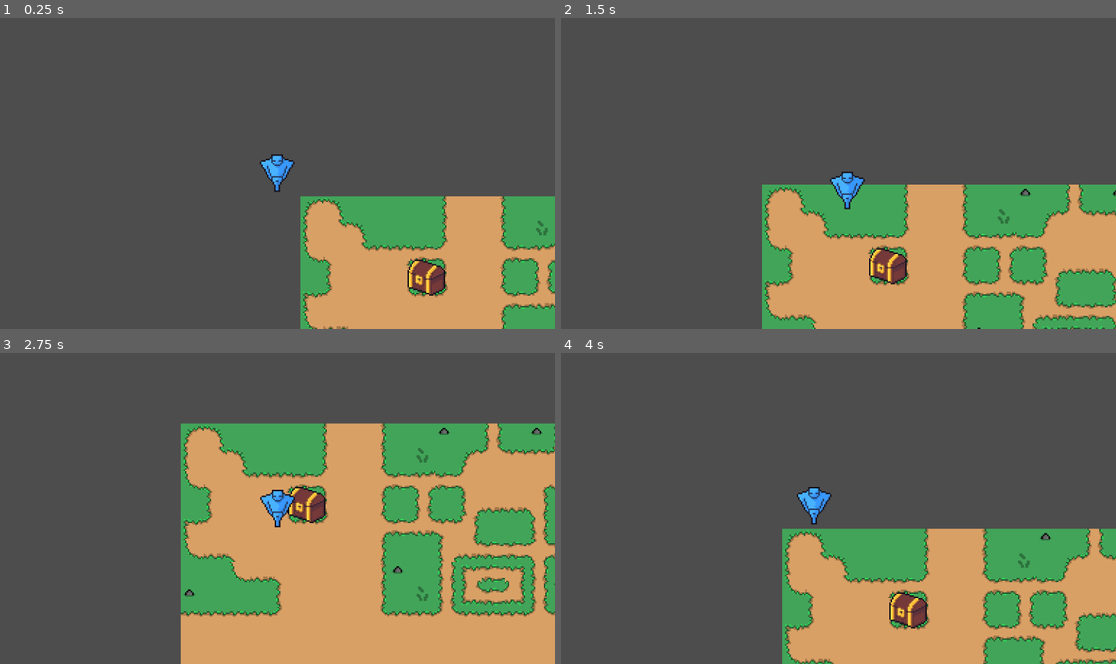
Above: before the commit, frames 1-4 (two rows, left to right).
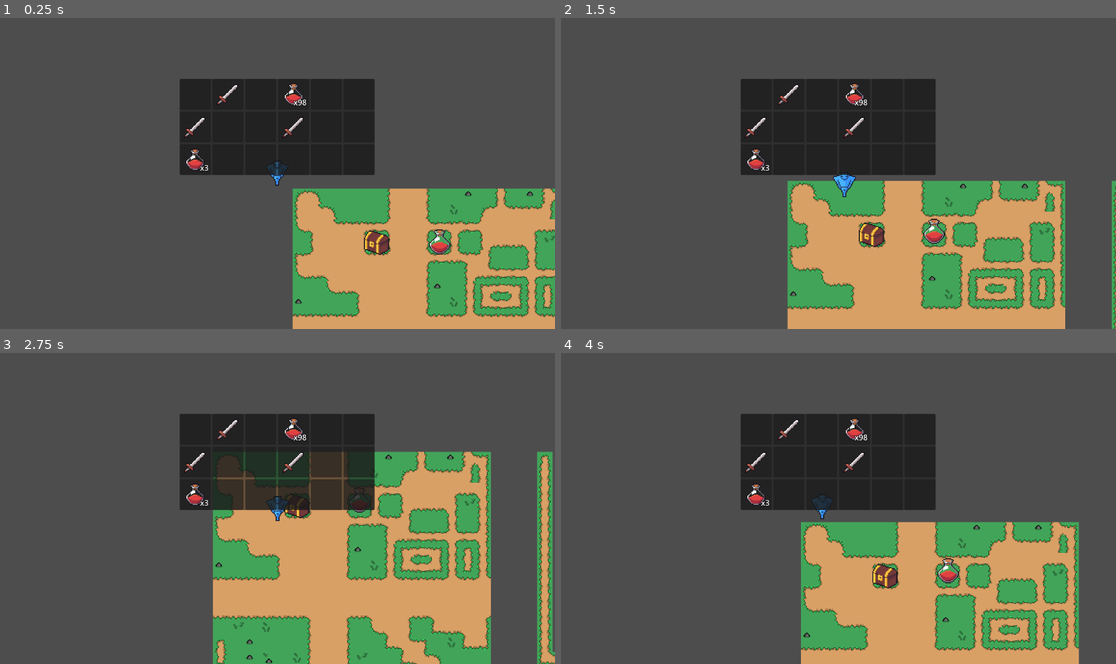
Above: after the commit, the same moments.

Repository: Lazy-Lizard-Games/Dungeons-Dooses
Game: Godot game, scene res://scenes/main.tscn
Same seed, same stepped clock (60 frames per second), same inputs: the game is played once before the commit and once after it.
Inputs (mouse positions are in pixels of both pictures, inside the frame that each line leads up to):
- Up to frame 1 (0.25 s): no input
- Up to frame 2 (1.5 s): tap Enter at 0.5 s; move the mouse to (960, 157) at 0.52 s; hold D (move_right) 0.53-1.28 s; right-click (960, 157) at 0.6 s; click (960, 157) at 0.67 s; move the mouse to (727, 189) at 1.27 s; hold S (move_down) from 1.28 s (still down); right-click (727, 189) at 1.35 s; click (727, 189) at 1.42 s
- Up to frame 3 (2.75 s): move the mouse to (333, 440) at 2.02 s; release S (move_down) at 2.03 s; hold D (move_right) from 2.03 s (still down); right-click (333, 440) at 2.1 s; click (333, 440) at 2.17 s
- Up to frame 4 (4 s): move the mouse to (810, 570) at 2.77 s; release D (move_right) at 2.78 s; hold W (move_up) 2.78-3.53 s; right-click (810, 570) at 2.85 s; click (810, 570) at 2.92 s; move the mouse to (1005, 555) at 3.52 s; hold A (move_left) from 3.53 s (still down); right-click (1005, 555) at 3.6 s; click (1005, 555) at 3.67 s

The runs differ from the first frame. In frame 1, 23% of the frame differs, in the area x 32-100%, y 19-100%; in frame 2, 32%; in frame 3, 41%; in frame 4, 29%.

Commit message:
Item Pickup and Drop
Can pick up and drop items from and into the world.

Diff:
--- a/project.godot
+++ b/project.godot
@@ -13,6 +13,10 @@
 config/name="Dungeons & Dooses"
 run/main_scene="res://scenes/main.tscn"
 config/features=PackedStringArray("4.0", "Forward Plus")
+
+[autoload]
+
+Globals="*res://scripts/globals.gd"
 
 [input]
 
--- a/resources/inventory/inventory_data.gd
+++ b/resources/inventory/inventory_data.gd
@@ -3,11 +3,20 @@
 
 signal inventory_updated(inventory_data: InventoryData)
 signal inventory_interact(inventory_data: InventoryData, index: int, button: int)
+signal toggle_slot_info(slot_data: SlotData)
 
 @export var slot_datas: Array[SlotData]
 
 func on_slot_clicked(index: int, button: int) -> void:
 	inventory_interact.emit(self, index, button)
+
+func on_slot_focused(index: int):
+	if slot_datas[index]:
+		toggle_slot_info.emit(slot_datas[index])
+
+func on_slot_unfocused(index: int):
+	if slot_datas[index]:
+		toggle_slot_info.emit()
 
 func grab_slot_data(index: int) -> SlotData:
 	var slot_data = slot_datas[index]
@@ -39,3 +48,18 @@
 	if dropped_slot_data.quantity > 0:
 		return_slot_data = dropped_slot_data
 	return return_slot_data
+
+func pick_up_slot_data(slot_data: SlotData) -> bool:
+	for index in slot_datas.size():
+		if slot_datas[index] and slot_datas[index].can_merge_with(slot_data):
+			slot_data = slot_datas[index].merge_with(slot_data)
+			inventory_updated.emit(self)
+			if not slot_data:
+				return true
+
+	for index in slot_datas.size():
+		if not slot_datas[index]:
+			slot_datas[index] = slot_data
+			inventory_updated.emit(self)
+			return true
+	return false
--- a/resources/item/item_data.gd
+++ b/resources/item/item_data.gd
@@ -3,5 +3,6 @@
 
 @export var name: String = ""
 @export_multiline var description: String = ""
+@export var item_type: Globals.ITEM_TYPES
 @export var stackable: bool = false
 @export var texture: AtlasTexture
--- a/resources/item/items/potion.tres
+++ b/resources/item/items/potion.tres
@@ -11,5 +11,6 @@
 script = ExtResource("1_uvry8")
 name = "Potion"
 description = "Double, double toil and trouble; Fire burn, and cauldron bubble."
+item_type = 5
 stackable = true
 texture = SubResource("AtlasTexture_7mgxd")
--- a/resources/item/items/sword.tres
+++ b/resources/item/items/sword.tres
@@ -11,5 +11,6 @@
 script = ExtResource("1_irl3o")
 name = "Sword"
 description = "A warrior's best friend for slashing and slapping!"
+item_type = 3
 stackable = false
 texture = SubResource("AtlasTexture_iyw67")
--- /dev/null
+++ b/resources/item/pickup.gd
@@ -0,0 +1,27 @@
+extends RigidBody2D
+
+@export var slot_data: SlotData
+@onready var sprite_2d: Sprite2D = $Sprite2D
+@onready var area_2d: Area2D = $Area2D
+
+var time_alive = 0
+var ignore_pickup_timer = 0
+
+func _ready() -> void:
+	sprite_2d.texture = slot_data.item_data.texture
+
+func _physics_process(delta: float) -> void:
+	if ignore_pickup_timer:
+		ignore_pickup_timer -= delta
+		if ignore_pickup_timer <= 0:
+			area_2d.monitoring = true
+	time_alive += delta
+	position.y -= sin(time_alive)*0.05
+
+func set_ignore_timer(timer: int):
+	ignore_pickup_timer = timer
+	area_2d.monitoring = false
+
+func _on_area_2d_body_entered(body: Node2D) -> void:
+	if body.inventory_data.pick_up_slot_data(slot_data):
+		queue_free()
--- /dev/null
+++ b/resources/item/pickup.tscn
@@ -0,0 +1,33 @@
+[gd_scene load_steps=5 format=3 uid="uid://biv6bo2ifthr8"]
+
+[ext_resource type="Texture2D" uid="uid://b6y8na6rm2gcb" path="res://resources/item/#1 - Transparent Icons.png" id="1_7iufi"]
+[ext_resource type="Script" path="res://resources/item/pickup.gd" id="1_q00dq"]
+
+[sub_resource type="AtlasTexture" id="AtlasTexture_jsop2"]
+atlas = ExtResource("1_7iufi")
+region = Rect2(0, 0, 32, 32)
+
+[sub_resource type="CircleShape2D" id="CircleShape2D_7roox"]
+radius = 20.0
+
+[node name="Pickup" type="RigidBody2D"]
+collision_layer = 0
+mass = 0.01
+gravity_scale = 0.0
+linear_damp = 1.0
+script = ExtResource("1_q00dq")
+
+[node name="Sprite2D" type="Sprite2D" parent="."]
+texture = SubResource("AtlasTexture_jsop2")
+
+[node name="CollisionShape2D" type="CollisionShape2D" parent="."]
+shape = SubResource("CircleShape2D_7roox")
+
+[node name="Area2D" type="Area2D" parent="."]
+collision_layer = 0
+collision_mask = 2
+
+[node name="CollisionShape2D" type="CollisionShape2D" parent="Area2D"]
+shape = SubResource("CircleShape2D_7roox")
+
+[connection signal="body_entered" from="Area2D" to="." method="_on_area_2d_body_entered"]
--- /dev/null
+++ b/scenes/inventory/equipment.tscn
@@ -0,0 +1,49 @@
+[gd_scene load_steps=3 format=3 uid="uid://c838ylxa0evhk"]
+
+[ext_resource type="PackedScene" uid="uid://cscgcd10ibwak" path="res://scenes/inventory/slot.tscn" id="2_7cldw"]
+
+[sub_resource type="GDScript" id="GDScript_4o1pu"]
+script/source = "extends PanelContainer
+
+@onready var item_grid: GridContainer = $MarginContainer/ItemGrid
+
+func set_equipment_data(inventory_data: InventoryData) -> void:
+	inventory_data.inventory_updated.connect(populate_item_grid)
+	populate_item_grid(inventory_data)
+
+func clear_inventory_data(inventory_data: InventoryData) -> void:
+	inventory_data.inventory_updated.disconnect(populate_item_grid)
+
+func populate_item_grid(inventory_data: InventoryData) -> void:
+	for i in range(item_grid.get_child_count()):
+		pass
+"
+
+[node name="Equipment" type="PanelContainer"]
+offset_right = 40.0
+offset_bottom = 40.0
+script = SubResource("GDScript_4o1pu")
+
+[node name="MarginContainer" type="MarginContainer" parent="."]
+layout_mode = 2
+
+[node name="ItemGrid" type="GridContainer" parent="MarginContainer"]
+layout_mode = 2
+
+[node name="Slot" parent="MarginContainer/ItemGrid" instance=ExtResource("2_7cldw")]
+layout_mode = 2
+
+[node name="Slot2" parent="MarginContainer/ItemGrid" instance=ExtResource("2_7cldw")]
+layout_mode = 2
+
+[node name="Slot3" parent="MarginContainer/ItemGrid" instance=ExtResource("2_7cldw")]
+layout_mode = 2
+
+[node name="Slot4" parent="MarginContainer/ItemGrid" instance=ExtResource("2_7cldw")]
+layout_mode = 2
+
+[node name="Slot5" parent="MarginContainer/ItemGrid" instance=ExtResource("2_7cldw")]
+layout_mode = 2
+
+[node name="Slot6" parent="MarginContainer/ItemGrid" instance=ExtResource("2_7cldw")]
+layout_mode = 2
--- /dev/null
+++ b/scenes/inventory/info_card.gd
@@ -0,0 +1,12 @@
+extends PanelContainer
+
+@onready var lbl_name: Label = $MarginContainer/VBoxContainer/Name
+@onready var lbl_description: Label = $MarginContainer/VBoxContainer/Description
+
+func set_info(_name: String, _description: String) -> void:
+	lbl_name.text = _name
+	lbl_description.text = _description
+
+func clear_info() -> void:
+	lbl_name.text = ""
+	lbl_description.text = ""
--- /dev/null
+++ b/scenes/inventory/info_card.tscn
@@ -0,0 +1,33 @@
+[gd_scene load_steps=2 format=3 uid="uid://ca8ctygsnlwmc"]
+
+[ext_resource type="Script" path="res://scenes/inventory/info_card.gd" id="1_u44um"]
+
+[node name="InfoCard" type="PanelContainer"]
+custom_minimum_size = Vector2(150, 100)
+mouse_filter = 2
+script = ExtResource("1_u44um")
+
+[node name="MarginContainer" type="MarginContainer" parent="."]
+layout_mode = 2
+theme_override_constants/margin_left = 5
+theme_override_constants/margin_top = 5
+theme_override_constants/margin_right = 5
+theme_override_constants/margin_bottom = 5
+
+[node name="VBoxContainer" type="VBoxContainer" parent="MarginContainer"]
+layout_mode = 2
+
+[node name="Name" type="Label" parent="MarginContainer/VBoxContainer"]
+layout_mode = 2
+theme_override_colors/font_outline_color = Color(0, 0, 0, 1)
+theme_override_constants/outline_size = 3
+text = "Sword"
+horizontal_alignment = 1
+
+[node name="Description" type="Label" parent="MarginContainer/VBoxContainer"]
+layout_mode = 2
+theme_override_colors/font_outline_color = Color(0, 0, 0, 1)
+theme_override_constants/outline_size = 3
+theme_override_font_sizes/font_size = 14
+text = "A weapon for slashing a slapping"
+autowrap_mode = 2
--- a/scenes/inventory/inventory.gd
+++ b/scenes/inventory/inventory.gd
@@ -20,6 +20,8 @@
 		item_grid.add_child(slot)
 
 		slot.slot_clicked.connect(inventory_data.on_slot_clicked)
+		slot.slot_focused.connect(inventory_data.on_slot_focused)
+		slot.slot_unfocused.connect(inventory_data.on_slot_unfocused)
 
 		if slot_data:
 			slot.set_slot_data(slot_data)
--- a/scenes/inventory/inventory_interface.gd
+++ b/scenes/inventory/inventory_interface.gd
@@ -1,24 +1,45 @@
 extends Control
+
+signal drop_slot_data(slot_data: SlotData)
 
 var grabbed_slot_data: SlotData
 var external_inventory_owner
 
-@onready var player_inventory = $PlayerInventory
+@onready var player_inventory: PanelContainer = $PlayerInventory
+@onready var player_equipment: PanelContainer = $PlayerEquipment
 @onready var grabbed_slot: PanelContainer = $GrabbedSlot
 @onready var external_inventory: PanelContainer = $ExternalInventory
+@onready var info_card: PanelContainer = $InfoCard
 
 func _physics_process(delta: float) -> void:
 	if grabbed_slot.visible:
 		grabbed_slot.global_position = get_global_mouse_position() + Vector2(5, 5)
 
+	if info_card.visible:
+		info_card.global_position = get_global_mouse_position() + Vector2(5, 5)
+
+func toggle_inventory(external_owner = null) -> void:
+	if visible and external_owner and not external_inventory.visible:
+			set_external_inventory(external_owner)
+	else:
+		visible = not visible
+		if visible:
+			if external_owner:
+				set_external_inventory(external_owner)
+		else:
+			on_toggle_slot_info()
+			clear_external_inventory()
+
 func set_player_inventory_data(inventory_data: InventoryData) -> void:
 	inventory_data.inventory_interact.connect(on_inventory_interact)
+	inventory_data.toggle_slot_info.connect(on_toggle_slot_info)
 	player_inventory.set_inventory_data(inventory_data)
 
 func set_external_inventory(_external_inventory_owner) -> void:
 	external_inventory_owner = _external_inventory_owner
 	var inventory_data: InventoryData = external_inventory_owner.inventory_data
 	inventory_data.inventory_interact.connect(on_inventory_interact)
+	inventory_data.toggle_slot_info.connect(on_toggle_slot_info)
 	external_inventory.set_inventory_data(inventory_data)
 	external_inventory.show()
 
@@ -26,6 +47,7 @@
 	if external_inventory_owner:
 		var inventory_data: InventoryData = external_inventory_owner.inventory_data
 		inventory_data.inventory_interact.disconnect(on_inventory_interact)
+		inventory_data.toggle_slot_info.connect(on_toggle_slot_info)
 		external_inventory.clear_inventory_data(inventory_data)
 		external_inventory.hide()
 		external_inventory_owner = null
@@ -34,6 +56,7 @@
 	match [grabbed_slot_data, button]:
 		[null, MOUSE_BUTTON_LEFT]:
 			grabbed_slot_data = inventory_data.grab_slot_data(index)
+			info_card.hide()
 		[_, MOUSE_BUTTON_LEFT]:
 			grabbed_slot_data = inventory_data.drop_slot_data(grabbed_slot_data, index)
 		[null, MOUSE_BUTTON_RIGHT]:
@@ -43,8 +66,27 @@
 			grabbed_slot_data = inventory_data.drop_single_slot_data(grabbed_slot_data, index)
 	update_grabbed_slot()
 
+func on_toggle_slot_info(slot_data: SlotData = null) -> void:
+	info_card.hide()
+	if slot_data:
+		var item_data = slot_data.item_data
+		info_card.set_info(item_data.name, item_data.description)
+		info_card.show()
+
 func update_grabbed_slot() -> void:
 	grabbed_slot.hide()
 	if grabbed_slot_data:
 		grabbed_slot.show()
 		grabbed_slot.set_slot_data(grabbed_slot_data)
+
+func _on_gui_input(event: InputEvent) -> void:
+	if event is InputEventMouseButton \
+			and event.is_pressed() \
+			and grabbed_slot_data:
+
+		match event.button_index:
+			MOUSE_BUTTON_LEFT:
+				drop_slot_data.emit(grabbed_slot_data)
+				grabbed_slot_data = null
+
+		update_grabbed_slot()
--- a/scenes/inventory/slot.gd
+++ b/scenes/inventory/slot.gd
@@ -1,12 +1,16 @@
 extends PanelContainer
 
 signal slot_clicked(index: int, button: int)
+signal slot_focused(index: int)
+signal slot_unfocused(index: int)
 
 @onready var quantity_label = $MarginContainer/QuantityLabel
 @onready var texture = $MarginContainer/TextureRect
 
+var item_data = null
+
 func set_slot_data(slot_data: SlotData) -> void:
-	var item_data = slot_data.item_data
+	item_data = slot_data.item_data
 	texture.texture = item_data.texture
 	quantity_label.hide()
 	if slot_data.quantity > 1:
@@ -19,3 +23,9 @@
 			or event.button_index == MOUSE_BUTTON_RIGHT) \
 			and event.is_pressed():
 		slot_clicked.emit(get_index(), event.button_index)
+
+func _on_texture_rect_mouse_entered() -> void:
+	slot_focused.emit(get_index())
+
+func _on_texture_rect_mouse_exited() -> void:
+	slot_unfocused.emit(get_index())
--- a/scenes/inventory/slot.tscn
+++ b/scenes/inventory/slot.tscn
@@ -31,3 +31,5 @@
 text = "x99"
 
 [connection signal="gui_input" from="." to="." method="_on_gui_input"]
+[connection signal="mouse_entered" from="MarginContainer/TextureRect" to="." method="_on_texture_rect_mouse_entered"]
+[connection signal="mouse_exited" from="MarginContainer/TextureRect" to="." method="_on_texture_rect_mouse_exited"]
--- a/scenes/main.gd
+++ b/scenes/main.gd
@@ -1,7 +1,10 @@
 extends Node2D
+
+const PickUp = preload("res://resources/item/pickup.tscn")
 
 @onready var player: Character = $Player
 @onready var inventory_interface: Control = $UI/InventoryInterface
+@onready var pickups: Node2D = $Pickups
 
 func _ready() -> void:
 	player.toggle_inventory.connect(toggle_inventory_interface)
@@ -11,8 +14,14 @@
 		node.toggle_inventory.connect(toggle_inventory_interface)
 
 func toggle_inventory_interface(external_inventory_owner = null) -> void:
-	inventory_interface.visible = not inventory_interface.visible
-	if external_inventory_owner and inventory_interface.visible:
-		inventory_interface.set_external_inventory(external_inventory_owner)
-	else:
-		inventory_interface.clear_external_inventory()
+	inventory_interface.toggle_inventory(external_inventory_owner)
+
+
+func _on_inventory_interface_drop_slot_data(slot_data) -> void:
+	var pickup = PickUp.instantiate()
+	pickup.slot_data = slot_data
+	pickup.position = player.position
+	pickups.add_child(pickup)
+	pickup.set_ignore_timer(1)
+	var force = player.global_position.direction_to(get_global_mouse_position())
+	pickup.apply_central_force(force*100)
--- a/scenes/main.tscn
+++ b/scenes/main.tscn
@@ -11,6 +11,8 @@
 [ext_resource type="Resource" uid="uid://cbi7hxjywfd2m" path="res://resources/item/items/potion.tres" id="5_g8cv7"]
 [ext_resource type="Script" path="res://resources/inventory/slot_data.gd" id="6_lsoxq"]
 [ext_resource type="PackedScene" uid="uid://cscgcd10ibwak" path="res://scenes/inventory/slot.tscn" id="7_eibdl"]
+[ext_resource type="PackedScene" uid="uid://biv6bo2ifthr8" path="res://resources/item/pickup.tscn" id="7_f5w4x"]
+[ext_resource type="PackedScene" uid="uid://ca8ctygsnlwmc" path="res://scenes/inventory/info_card.tscn" id="13_aqgwa"]
 
 [sub_resource type="TileSetAtlasSource" id="TileSetAtlasSource_yodlx"]
 texture = ExtResource("1_ism7i")
@@ -390,11 +392,15 @@
 
 [sub_resource type="Resource" id="Resource_khpt8"]
 script = ExtResource("4_cwqjo")
-slot_datas = Array[ExtResource("6_lsoxq")]([null, SubResource("Resource_l3ba5"), null, null, null, null])
+slot_datas = Array[ExtResource("6_lsoxq")]([null, SubResource("Resource_l3ba5"), null, null, null, null, null, null, null, null, null, null])
+
+[sub_resource type="Resource" id="Resource_o1esh"]
+script = ExtResource("6_lsoxq")
+item_data = ExtResource("5_g8cv7")
+quantity = 84
 
 [node name="Node2D" type="Node2D"]
 y_sort_enabled = true
-scale = Vector2(3, 3)
 script = ExtResource("1_0h6jt")
 
 [node name="TileMap" type="TileMap" parent="."]
@@ -408,37 +414,65 @@
 position = Vector2(103, 72)
 inventory_data = SubResource("Resource_khpt8")
 
+[node name="Pickups" type="Node2D" parent="."]
+
+[node name="Pickup" parent="Pickups" instance=ExtResource("7_f5w4x")]
+position = Vector2(168.333, 71.6667)
+slot_data = SubResource("Resource_o1esh")
+
 [node name="Player" parent="." instance=ExtResource("2_7jbwv")]
 inventory_data = ExtResource("4_38ufs")
-speed = 300
 
 [node name="UI" type="CanvasLayer" parent="."]
 
 [node name="InventoryInterface" type="Control" parent="UI"]
-visible = false
 layout_mode = 3
-anchors_preset = 0
-offset_right = 40.0
-offset_bottom = 40.0
+anchors_preset = 15
+anchor_right = 1.0
+anchor_bottom = 1.0
+grow_horizontal = 2
+grow_vertical = 2
+mouse_filter = 1
 script = ExtResource("4_72jsd")
 
 [node name="PlayerInventory" parent="UI/InventoryInterface" instance=ExtResource("3_0nsk3")]
-layout_mode = 0
-offset_left = 10.0
-offset_top = 10.0
-offset_right = 50.0
-offset_bottom = 50.0
+layout_mode = 1
+anchors_preset = 5
+anchor_left = 0.5
+anchor_right = 0.5
+offset_left = -202.0
+offset_top = 128.0
+offset_right = 202.0
+offset_bottom = 192.0
+grow_horizontal = 2
 
 [node name="ExternalInventory" parent="UI/InventoryInterface" instance=ExtResource("3_0nsk3")]
 visible = false
-layout_mode = 0
-offset_left = 731.0
-offset_top = 19.0
-offset_right = 1135.0
-offset_bottom = 83.0
+layout_mode = 1
+anchors_preset = 8
+anchor_left = 0.5
+anchor_top = 0.5
+anchor_right = 0.5
+anchor_bottom = 0.5
+offset_left = -202.0
+offset_top = 60.0
+offset_right = 202.0
+offset_bottom = 124.0
+grow_horizontal = 2
+grow_vertical = 2
 
 [node name="GrabbedSlot" parent="UI/InventoryInterface" instance=ExtResource("7_eibdl")]
 visible = false
 modulate = Color(1, 1, 1, 0.498039)
 self_modulate = Color(1, 1, 1, 0)
 layout_mode = 0
+
+[node name="InfoCard" parent="UI/InventoryInterface" instance=ExtResource("13_aqgwa")]
+visible = false
+layout_mode = 0
+offset_right = 150.0
+offset_bottom = 100.0
+mouse_filter = 1
+
+[connection signal="drop_slot_data" from="UI/InventoryInterface" to="." method="_on_inventory_interface_drop_slot_data"]
+[connection signal="gui_input" from="UI/InventoryInterface" to="UI/InventoryInterface" method="_on_gui_input"]
--- a/scenes/player.tscn
+++ b/scenes/player.tscn
@@ -14,10 +14,10 @@
 radius = 3.0
 
 [node name="Player" type="CharacterBody2D"]
+collision_layer = 2
 motion_mode = 1
 floor_stop_on_slope = false
 script = ExtResource("1_dxhpx")
-speed = 200
 
 [node name="Sprite" type="Sprite2D" parent="."]
 texture = SubResource("AtlasTexture_lnatr")
@@ -27,6 +27,7 @@
 shape = SubResource("RectangleShape2D_t4n5u")
 
 [node name="Camera2D" type="Camera2D" parent="."]
+zoom = Vector2(2, 2)
 position_smoothing_enabled = true
 
 [node name="InteractArea" type="Area2D" parent="."]
@@ -44,6 +45,7 @@
 anchors_preset = 0
 offset_right = 40.0
 offset_bottom = 40.0
+metadata/_edit_use_anchors_ = true
 
 [node name="InteractLabel" type="Label" parent="UI/Interactions"]
 visible = false
--- /dev/null
+++ b/scripts/globals.gd
@@ -0,0 +1,4 @@
+extends Node
+
+
+enum ITEM_TYPES {ITEM, HEAD, BODY, FEET, WEAPON , CONSUMABLE}
--- a/scripts/player/player_controller.gd
+++ b/scripts/player/player_controller.gd
@@ -1,4 +1,6 @@
 extends Character
+
+const THROW_FORCE: int = 10
 
 @export var inventory_data: InventoryData
 @onready var interact_area: Area2D = $InteractArea
Not shown: 1 places in scenes/main.tscn that only renumber resources
